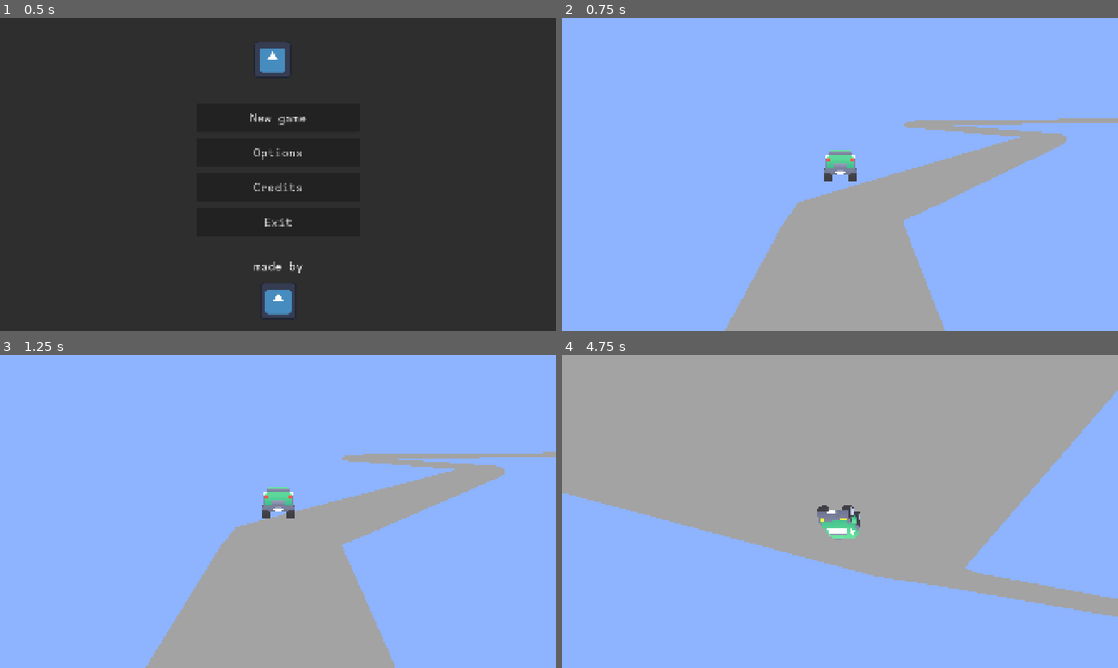
Above: before the commit, frames 1-4 (two rows, left to right).
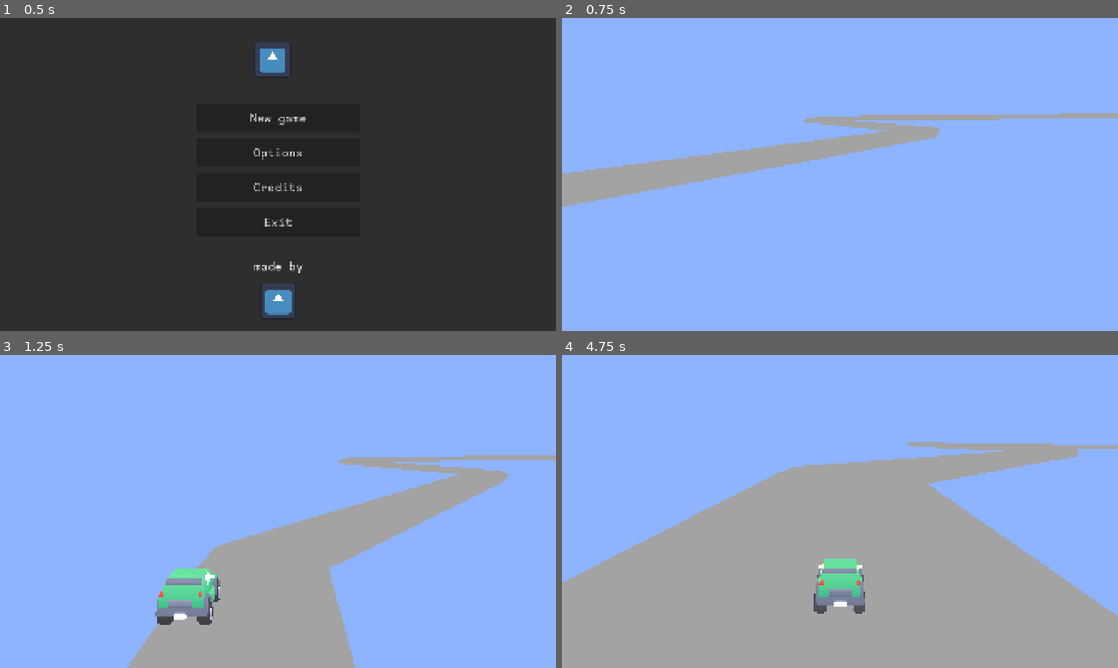
Above: after the commit, the same moments.

Repository: Another-Game-Studio/menu-template
Game: Godot game, scene res://menus/main_menu.tscn
Two runs of this game, one before a commit and one after it. Both use one fixed random seed, a clock stepped at 60 frames per second and the inputs below. The engine's default icon, where the game draws it, is replaced by a stand-in: a white triangle on a blue panel in a dark square.
Inputs (mouse positions are in pixels of both pictures, inside the frame that each line leads up to):
- Up to frame 1 (0.5 s): no input
- Up to frame 2 (0.75 s): click "New game" at 0.5 s
- Up to frame 3 (1.25 s): no input
- Up to frame 4 (4.75 s): move the mouse to (867, 511) at 1.27 s; hold Right (right) 1.28-2.03 s; hold Tab (rearview, bound only after the commit) 1.28-2.03 s; tap Space (jump) at 1.52, 2.27, 3.77, 4.52 s; move the mouse to (812, 511) at 2.02 s; hold Down (brake) 2.03-2.78 s; tap Up (gas) at 2.1 s; tap Tab (rearview, bound only after the commit) at 2.3, 3.6, 4.55 s; move the mouse to (851, 505) at 2.77 s; hold Tab (rearview, bound only after the commit) 2.78-3.53 s; hold Right (right) 2.78-4.28 s; move the mouse to (834, 517) at 3.52 s; move the mouse to (878, 514) at 4.27 s; hold Left (left) from 4.28 s (still down); hold Up (gas) from 4.28 s (still down)

Frame 1 is identical in both runs. In frame 2, 23% of the frame differs, in the area x 0-100%, y 30-100%; in frame 3, 7.8%; in frame 4, 73%, in the area x 0-100%, y 0-100%.

Commit message:
Adds new camera with smoothing

Diff:
--- a/project.godot
+++ b/project.godot
@@ -32,6 +32,10 @@
 window/size/viewport_width=1920
 window/size/viewport_height=1080
 window/stretch/mode="canvas_items"
+
+[dotnet]
+
+project/assembly_name="Menu template"
 
 [editor_plugins]
 
@@ -93,6 +97,19 @@
 "events": [Object(InputEventJoypadMotion,"resource_local_to_scene":false,"resource_name":"","device":-1,"axis":3,"axis_value":1.0,"script":null)
 ]
 }
+rearview={
+"deadzone": 0.2,
+"events": [Object(InputEventJoypadButton,"resource_local_to_scene":false,"resource_name":"","device":-1,"button_index":9,"pressure":0.0,"pressed":true,"script":null)
+, Object(InputEventKey,"resource_local_to_scene":false,"resource_name":"","device":-1,"window_id":0,"alt_pressed":false,"shift_pressed":false,"ctrl_pressed":false,"meta_pressed":false,"pressed":false,"keycode":0,"physical_keycode":4194306,"key_label":0,"unicode":0,"location":0,"echo":false,"script":null)
+]
+}
+
+[layer_names]
+
+3d_physics/layer_1="Solide"
+3d_physics/layer_2="Joueur"
+3d_physics/layer_3="Hors-Zone"
+3d_physics/layer_4="Objet Ramassable"
 
 [rendering]
 
--- a/scenes/car/car.gd
+++ b/scenes/car/car.gd
@@ -11,6 +11,7 @@
 const jump_force : float = 50.0
 
 @export var controls : PlayerController
+@export var camera_controller : Node3D
 
 # Called when the node enters the scene tree for the first time.
 func _ready() -> void:
@@ -19,6 +20,7 @@
 
 # Called every physics frame. 'delta' is the elapsed time since the previous frame.
 func _physics_process(delta: float) -> void:
+
 	var power : float = controls.power
 	var direction : float = controls.steering
 	var RPM_left : float = abs($wheel_back_left.get_rpm())
@@ -29,3 +31,9 @@
 	steering = lerp(steering, direction*turn_amount, turn_speed*delta)
 	if controls.jump and $wheel_back_left.is_in_contact() and $wheel_back_right.is_in_contact():
 		apply_central_impulse(Vector3.UP*jump_force)
+
+	#Make camera controller match the position of the car
+	camera_controller.position = lerp(camera_controller.position, position, 0.1)
+	camera_controller.rotation = rotation
+	if controls.brake or controls.rearview:
+		camera_controller.rotation.y +=PI
--- a/scenes/car/car.tscn
+++ b/scenes/car/car.tscn
@@ -1,9 +1,8 @@
-[gd_scene load_steps=18 format=4 uid="uid://bvguu1katamg7"]
+[gd_scene load_steps=17 format=4 uid="uid://bvguu1katamg7"]
 
 [ext_resource type="Script" uid="uid://bivxyc3f6r7b8" path="res://scenes/car/car.gd" id="1_yhfra"]
 [ext_resource type="Texture2D" uid="uid://chxrhanhk661j" path="res://assets/meshes/Textures/colormap.png" id="1_yr3gr"]
 [ext_resource type="Script" uid="uid://bhacn2rp1y0dv" path="res://scenes/carcontroller/player_controller.gd" id="3_rytg7"]
-[ext_resource type="Script" uid="uid://c68vx1knfo2rq" path="res://scenes/car/camera.gd" id="3_x7uf8"]
 
 [sub_resource type="StandardMaterial3D" id="StandardMaterial3D_e4shf"]
 resource_name = "colormap"
@@ -188,9 +187,10 @@
 blend_shape_mode = 0
 shadow_mesh = SubResource("ArrayMesh_586en")
 
-[node name="Car" type="VehicleBody3D" node_paths=PackedStringArray("controls")]
+[node name="Car" type="VehicleBody3D" node_paths=PackedStringArray("controls", "camera_controller")]
 script = ExtResource("1_yhfra")
 controls = NodePath("PlayerController")
+camera_controller = NodePath("CameraController")
 
 [node name="CarBody" type="MeshInstance3D" parent="."]
 transform = Transform3D(1, 0, 0, 0, 1, 0, 0, 0, 1, 0, 0.15, -0.025)
@@ -256,18 +256,19 @@
 transform = Transform3D(1, 0, 0, 0, 1, 0, 0, 0, 1, 0.1, 0, 0)
 mesh = SubResource("ArrayMesh_nckhn")
 skeleton = NodePath("")
-
-[node name="CameraArm" type="SpringArm3D" parent="."]
-transform = Transform3D(-1, 0, -8.74228e-08, 0, 1, 0, 8.74228e-08, 0, -1, 0, 0, 0)
-collision_mask = 0
-spring_length = 20.0
-script = ExtResource("3_x7uf8")
-
-[node name="Camera3D" type="Camera3D" parent="CameraArm"]
-current = true
-fov = 37.8493
 
 [node name="PlayerController" type="Node" parent="."]
 unique_name_in_owner = true
 script = ExtResource("3_rytg7")
 metadata/_custom_type_script = "uid://bhacn2rp1y0dv"
+
+[node name="CameraController" type="Node3D" parent="."]
+top_level = true
+
+[node name="CameraTarget" type="Node3D" parent="CameraController"]
+transform = Transform3D(1, 0, 0, 0, 0.984823, -0.173562, 0, 0.173562, 0.984823, 0, 4.36927, -12.7668)
+
+[node name="Camera3D" type="Camera3D" parent="CameraController/CameraTarget"]
+transform = Transform3D(-1, 0, -8.74228e-08, 0, 1, 0, 8.74228e-08, 0, -1, 0, 0, 0)
+current = true
+fov = 37.8493
--- a/scenes/carcontroller/car_controller.gd
+++ b/scenes/carcontroller/car_controller.gd
@@ -6,7 +6,8 @@
 var power : float ##Gas minus brake
 var steering : float ##Steering, left minus right
 var jump : bool = false
-
+var brake : bool = false
+var rearview : bool = false
 # Called when the node enters the scene tree for the first time.
 func _ready() -> void:
 	pass # Replace with function body.
--- a/scenes/carcontroller/player_controller.gd
+++ b/scenes/carcontroller/player_controller.gd
@@ -12,3 +12,5 @@
 	power = Input.get_action_strength("gas") - Input.get_action_strength("brake")
 	steering = Input.get_action_strength("left") - Input.get_action_strength("right")
 	jump = Input.is_action_pressed("jump")
+	brake = Input.is_action_pressed("brake")
+	rearview = Input.is_action_pressed("rearview")
